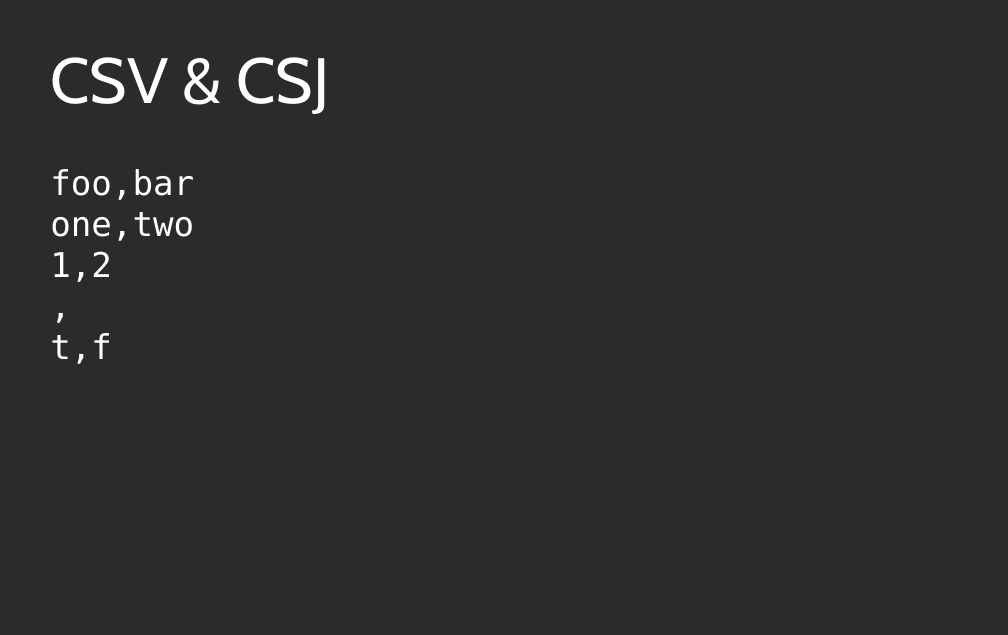
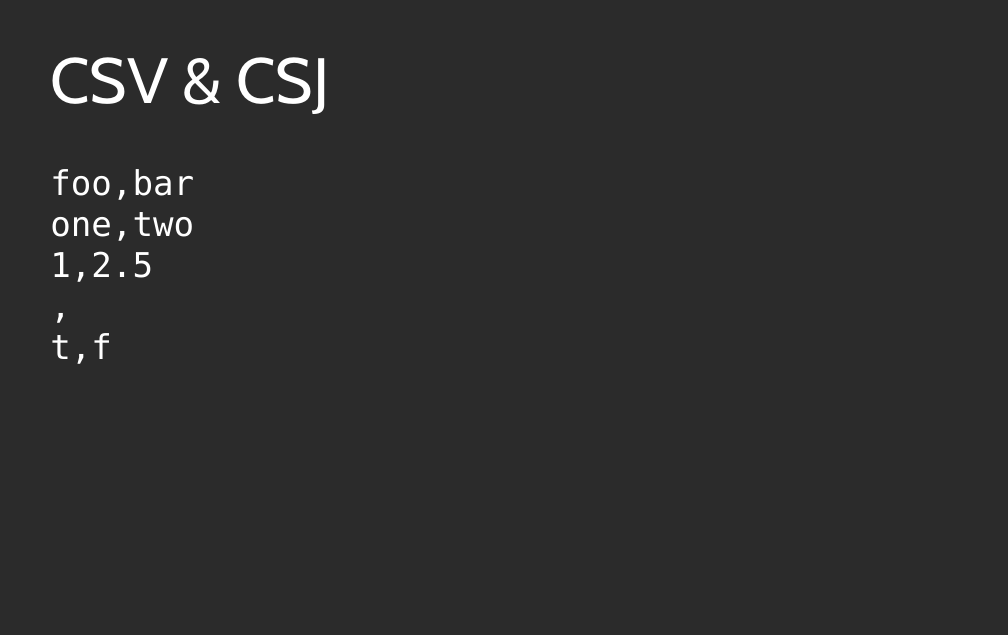
Before and after one commit to KayEss/cpp-designing4performance, a slide deck: slide 6 of slides/Designing APIs For Performance.odp. Drawn at 1008x635 pixels with LibreOffice and Linux fonts; fonts in the diff are those of the drawing; background and template pictures are left out; a plain dark background stands for a picture behind light text. Boxes give left, top, right and bottom in pixels: in the first picture for what was removed or moved away, otherwise in the second. Text is boxed around its words. In the diff, an @@ line names an element or a change of style, - is before the commit and + after.

```diff
--- a/slides/Designing APIs For Performance.odp
+++ b/slides/Designing APIs For Performance.odp
@@ text at [50, 169, 194, 364]: text changed @@
-foo,bar
-one,two
-1,2
-,
-t,f
+foo,bar
+one,two
+1,2.5
+,
+t,f
```
Also in this commit, not shown: 2 other slides changed, 4 slides added, 4 slides removed, 5 other files.
